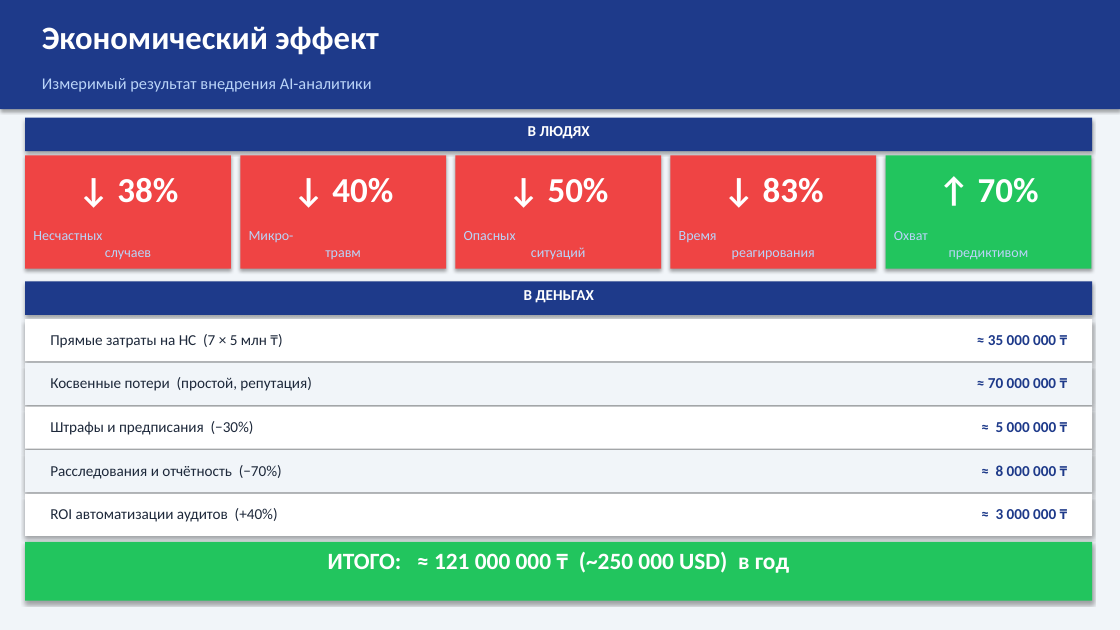
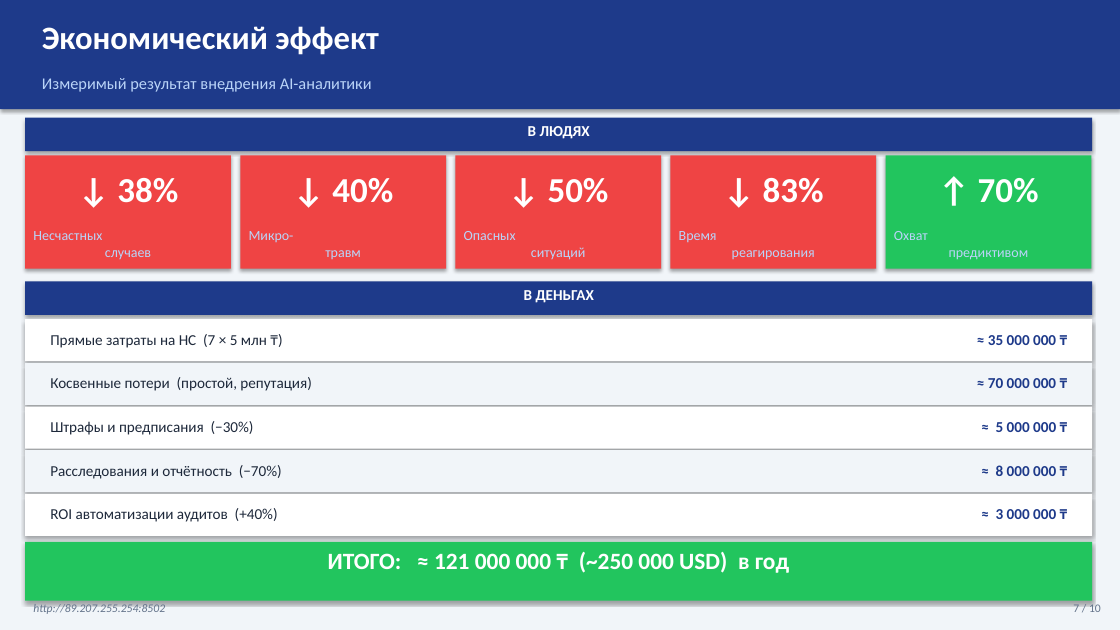
Before and after one commit to Islambek201632838/kmg-hse, a slide deck: slide 7 of HSE_Presentation.pptx. Drawn at 1120x630 pixels with LibreOffice and Linux fonts; fonts in the diff are those of the drawing. Boxes give left, top, right and bottom in pixels: in the first picture for what was removed or moved away, otherwise in the second. Text is boxed around its words. In the diff, an @@ line names an element or a change of style, - is before the commit and + after.

```diff
--- a/HSE_Presentation.pptx
+++ b/HSE_Presentation.pptx
@@ text added at box(33, 602, 165, 615), 10 pt, text #64748B, italic @@
+http://89.207.255.254:8502
@@ text added at box(1073, 602, 1101, 612), 10 pt, text #64748B @@
+7 / 10
```
Also in this commit, not shown: 6 other slides changed, 3 slides added, 3 slides removed, 12 other files.
